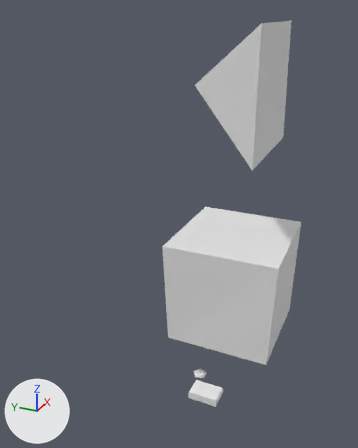
Two versions of the Blender file Assets/Models/Charchters/CharchterItems.blend, one commit apart.
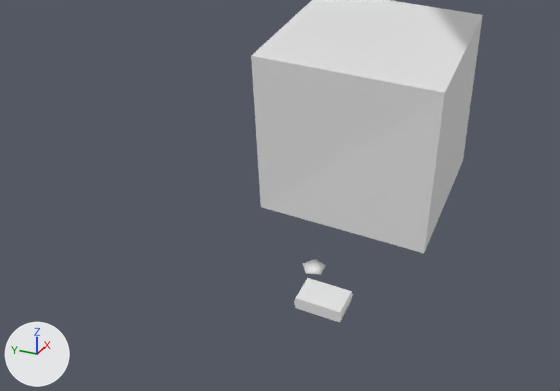
Each version is shown whole from a 50 mm camera at (-126.1, -50.7, 123.2) aimed at (21.1, 15.6, 49.6), then close up on the part from 3% to 97% of the width and 48% to 100% of the height. The axes (+X, +Y, +Z) are drawn at lower left. The lights are the same throughout.

Objects in the first close-up: 'BriefCaseTop', 'IceCube'.
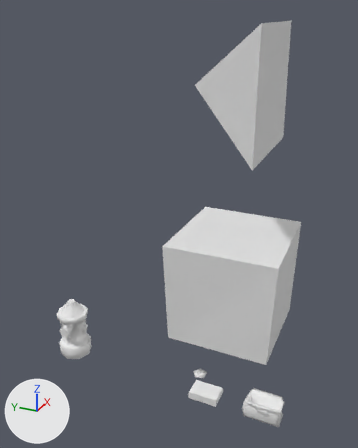
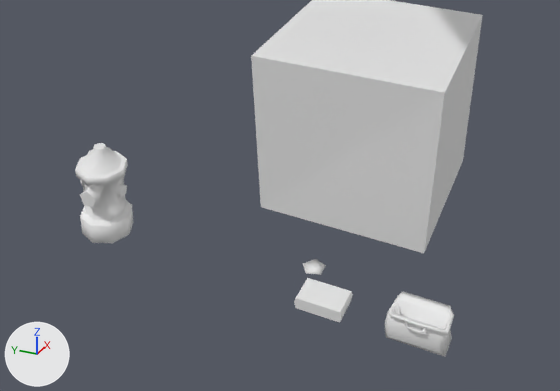
The change, as JSON lines over the scene's bpy script:
```json
{"op": "add", "block": "mat_strap", "code": ["mat_strap = principled_material('Strap')", "mat_strap.base_color = (0.8, 0.8, 0.8)  # white #e7e7e7"]}
{"op": "add", "block": "mat_leather", "code": ["mat_leather = principled_material('Leather')", "mat_leather.base_color = (0.8, 0.8, 0.8)  # white #e7e7e7"]}
{"op": "add", "block": "me_cube", "code": ["me_cube = bpy.data.meshes.new('Cube')", "me_cube.from_pydata(...)  # 109 vertices, 102 faces; spans x -4.29..4.29, y -5.87..6.58, z 0.0..6.75", "me_cube.polygons.foreach_set('use_smooth', [True] * 102)", "# faces by material slot: [54, 48]", "me_cube.materials.append(mat_leather)  # white #e7e7e7", "me_cube.materials.append(mat_strap)  # white #e7e7e7"]}
{"op": "add", "block": "me_cylinder_001", "code": ["me_cylinder_001 = bpy.data.meshes.new('Cylinder.001')", "me_cylinder_001.from_pydata(...)  # 125 vertices, 105 faces; spans x -6.0..6.0, y -7.0..19.5, z -6.3..6.3"]}
{"op": "add", "block": "ob_dufflebag", "code": ["ob_dufflebag = bpy.data.objects.new('DuffleBag', me_cube)", "ob_dufflebag.location = (-5.0, -26.0, 0.0)"]}
{"op": "add", "block": "ob_firehydrant", "code": ["ob_firehydrant = bpy.data.objects.new('FireHydrant', me_cylinder_001)", "ob_firehydrant.location = (0.0, 50.0, 1.0)", "ob_firehydrant.rotation_euler = (1.571, 0.0, 0.0)  # degrees (90, 0, 0)", "ob_firehydrant.scale = (1.0, 1.0, 0.95)"]}
```

Pixel boxes (x1, y1, x2, y2) of what changed, in the close-ups (560 x 391 px):
```json
{"object": "FireHydrant", "change": "added", "after": [75, 143, 133, 243]}
{"object": "DuffleBag", "change": "added", "after": [384, 292, 454, 357], "faces in mat_leather (white #e7e7e7)": [384, 292, 454, 357]}
```
